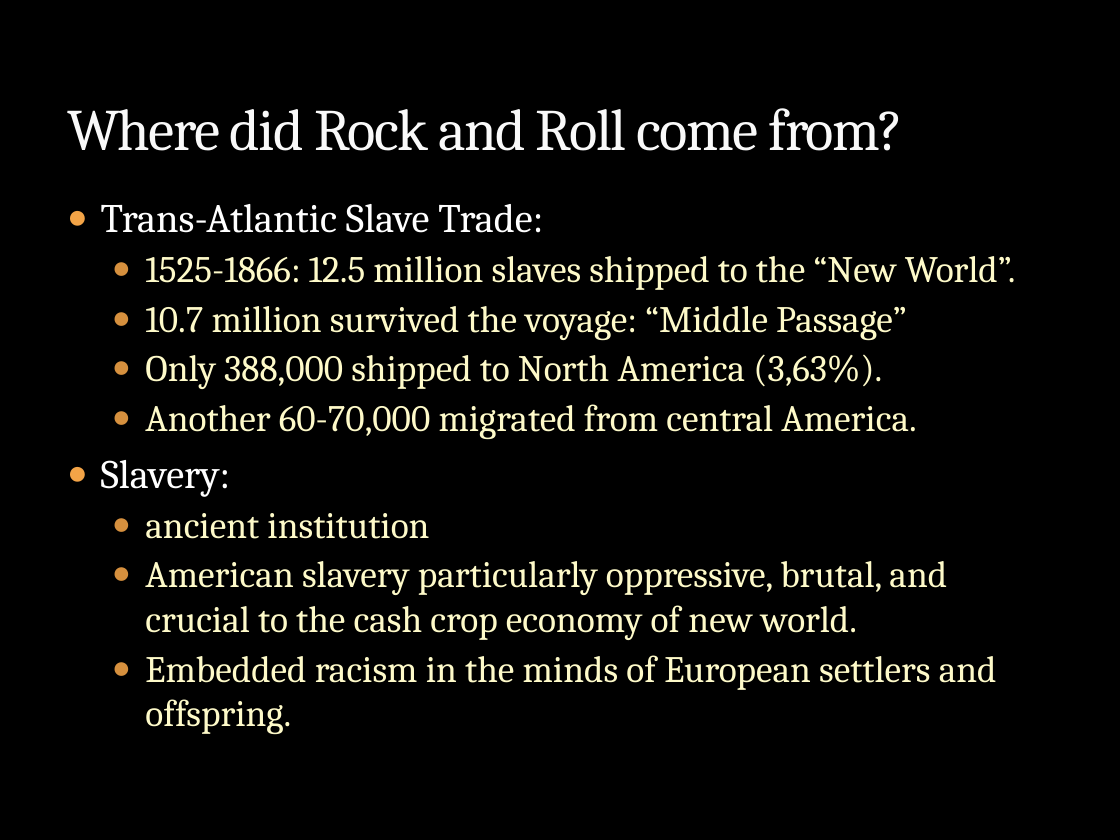
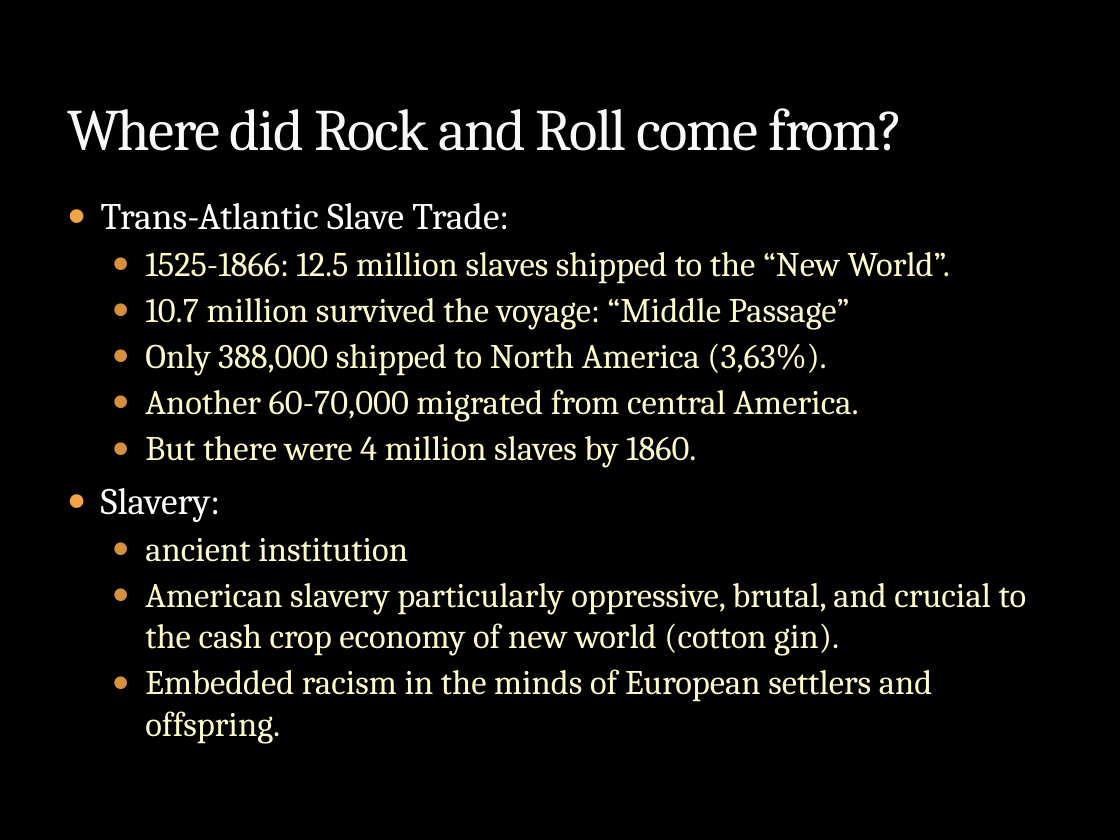
Before and after one commit to mrbaker1917/website, a slide deck: slide 5 of HSTR121/ppts/History_Rock_Intro.pptx. Drawn at 1120x840 pixels with LibreOffice and Linux fonts; fonts in the diff are those of the drawing; background and template pictures are left out. Boxes give left, top, right and bottom in pixels: in the first picture for what was removed or moved away, otherwise in the second. Text is boxed around its words. In the diff, an @@ line names an element or a change of style, - is before the commit and + after.

Commit message:
updates to intro, 3 Jan 2018

```diff
--- a/HSTR121/ppts/History_Rock_Intro.pptx
+++ b/HSTR121/ppts/History_Rock_Intro.pptx
@@ text at (101,203,950,744): size 26 to 24.1 pt in "Trans-Atlantic Slave Trade:", "Slavery:"; size 24 to 22.2 pt in "1525-1866: 12.5 million slaves shipped to the ...", "10.7 million survived the voyage: “Middle Passage”", "Only 388,000 shipped to North America (3,63%).", "Another 60-70,000 migrated from central America." and 2 more places @@
@@ text at (145,436,696,468): paragraph added @@
+  ● But there were 4 million slaves by 1860.
@@ text at (145,583,1026,656): text changed; size 24 to 22.2 pt @@
-  ● American slavery particularly oppressive, brutal, and crucial to the cash crop economy of new world.
+  ● American slavery particularly oppressive, brutal, and crucial to the cash crop economy of new world (cotton gin).
```
